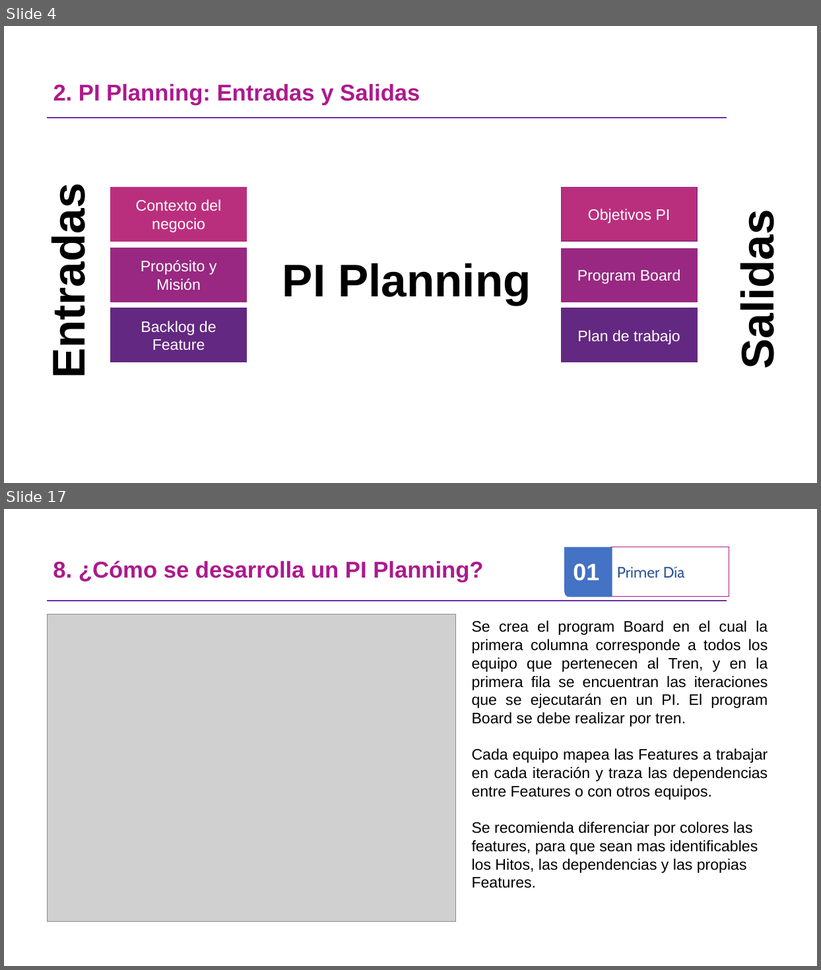
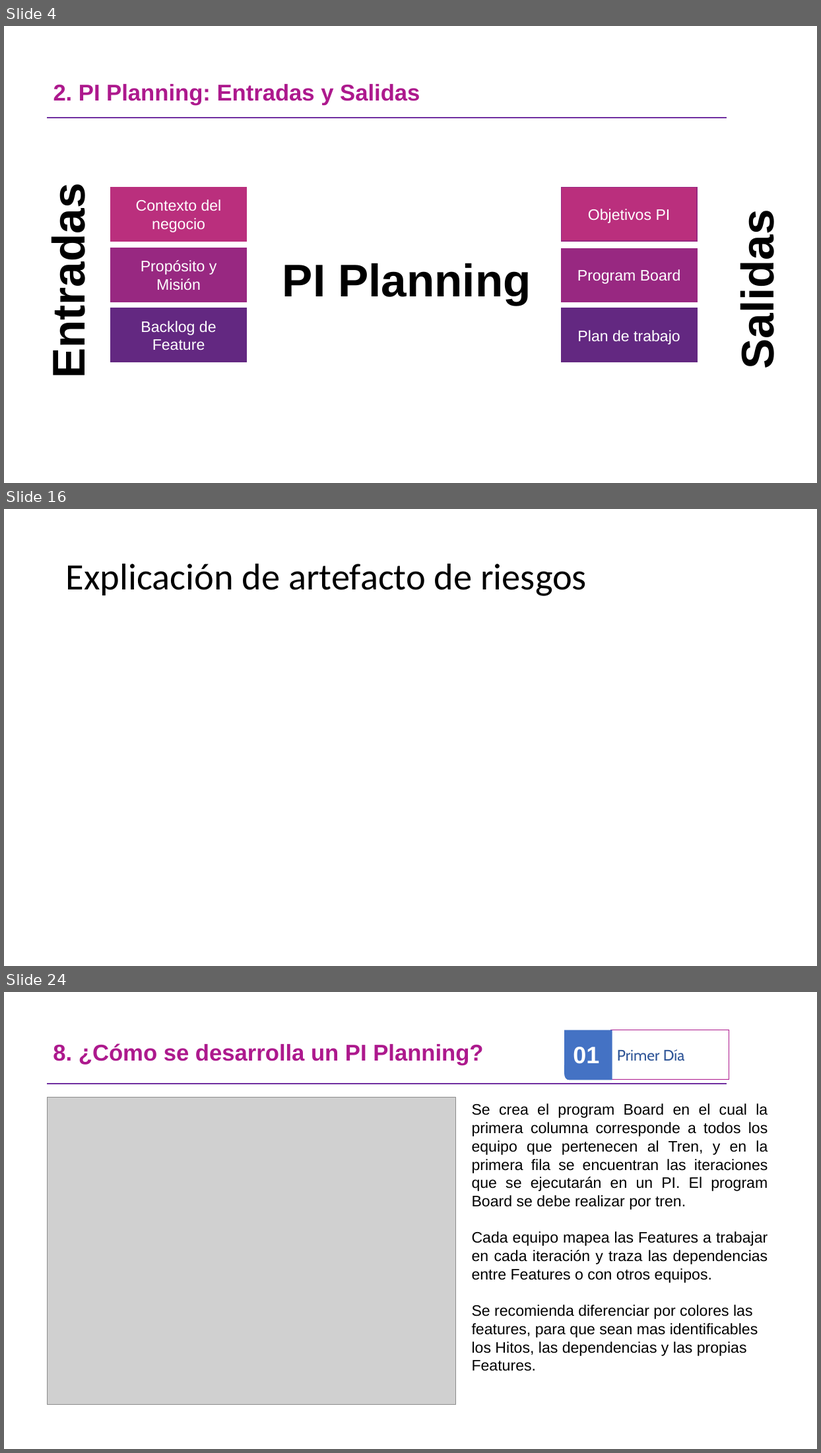
Before and after one commit to omesan/Agile, a slide deck: Stefanini/Stefanini.Clientes/Stefanini.Cliente.Experian/Guia PIPlanning _ExperianV1.0.pptx. Shown one above the other, each under a label of ours: slides 4 and 17 before the commit, slides 4, 16 and 24 after it; the slides between them are not shown. The pictures are 821x970 and 821x1453 pixels, drawn with LibreOffice and Linux fonts; fonts in the diff are those of the drawing; grey boxes stand for pictures; background and template pictures are left out. Boxes give left, top, right and bottom in pixels: in the first picture for what was removed or moved away, otherwise in the second. Text is boxed around its words. In the diff, an @@ line names an element or a change of style, - is before the commit and + after.

```diff
--- a/Stefanini/Stefanini.Clientes/Stefanini.Cliente.Experian/Guia PIPlanning _ExperianV1.0.pptx
+++ b/Stefanini/Stefanini.Clientes/Stefanini.Cliente.Experian/Guia PIPlanning _ExperianV1.0.pptx
@@ slide 16 added at box(4, 509, 817, 966), background #FFFFFF @@
@@ title added at box(66, 563, 587, 596), 44 pt, text #000000 @@
+Explicación de artefacto de riesgos
@@ what was slide 17 is now slide 24 @@
```
Also in this commit, not shown: 10 slides changed, 8 other slides added, 2 slides removed, 15 other files.
